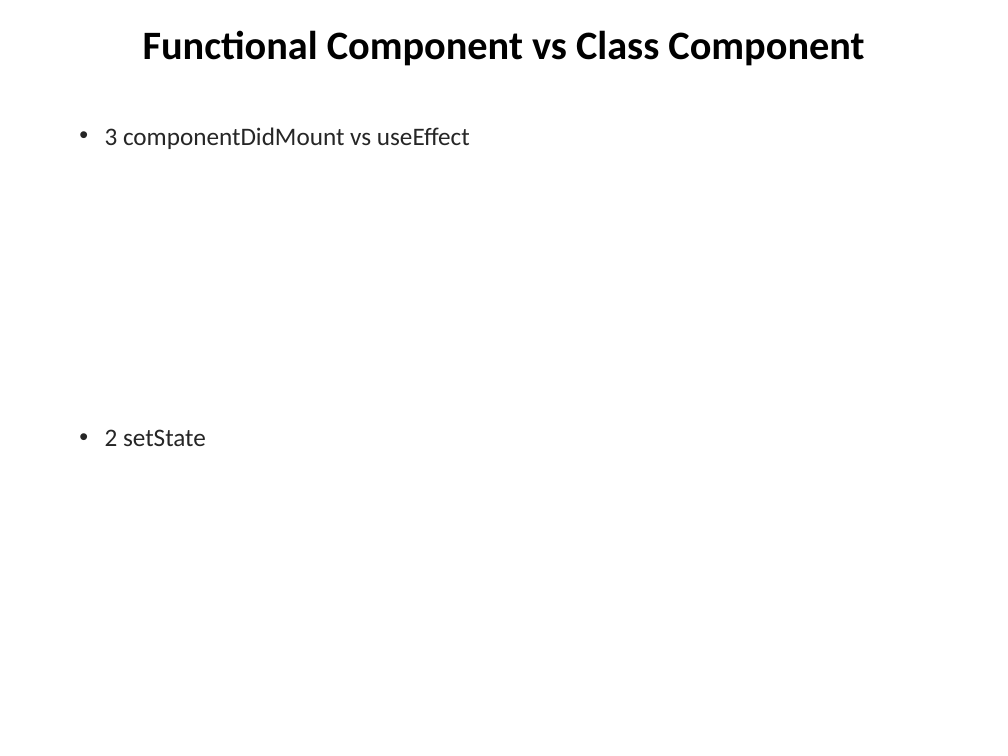
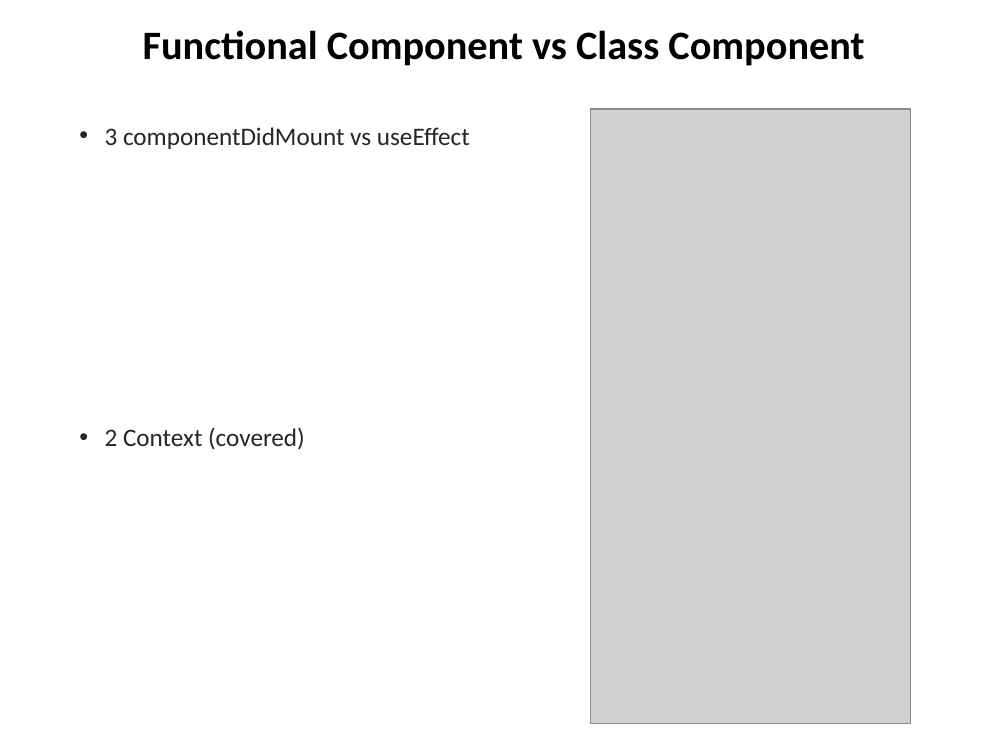
Before and after one commit to chuacw/SGUS-Slides, a slide deck: slide 19 of BCI - Day12 - Reactjs 1 Intro.pptx (slide 18 before the commit). Drawn at 1008x756 pixels with LibreOffice and Linux fonts; fonts in the diff are those of the drawing; grey boxes stand for pictures. Boxes give left, top, right and bottom in pixels: in the first picture for what was removed or moved away, otherwise in the second. Text is boxed around its words. In the diff, an @@ line names an element or a change of style, - is before the commit and + after.

```diff
--- a/BCI - Day12 - Reactjs 1 Intro.pptx
+++ b/BCI - Day12 - Reactjs 1 Intro.pptx
@@ picture added at [591, 109, 910, 724] @@
@@ text at [105, 427, 305, 450]: text changed @@
-• 2 setState
+• 2 Context (covered)
```
Also in this commit, not shown: 1 other slide changed, 4 slides added, 1 other file.
